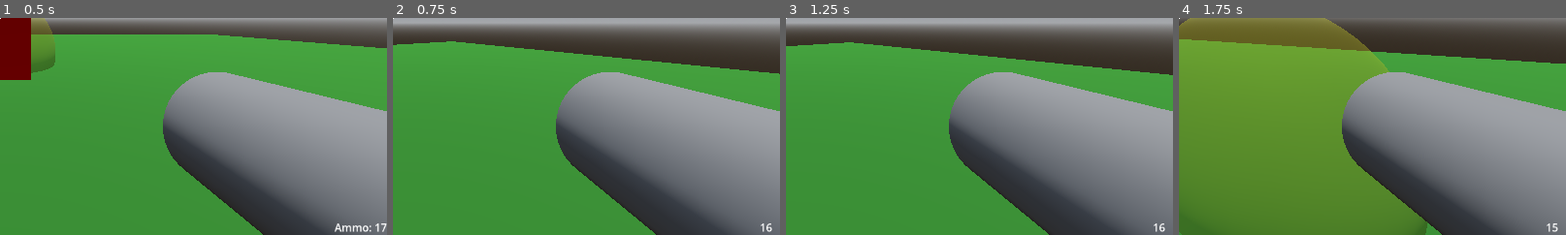
Above: before the commit, frames 1-4 (left to right).
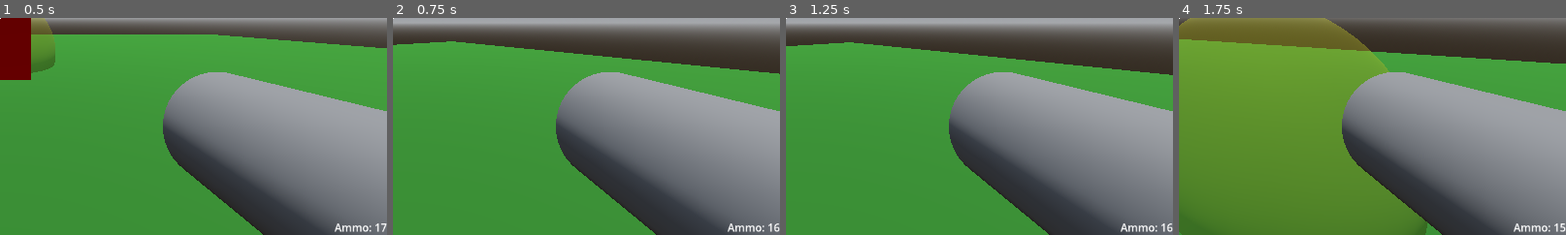
Above: after the commit, the same moments.

Repository: pneumatick/godot-project-a
Game: Godot game, scene res://Scenes/3d_scene_root.tscn
Two runs of this game, one before a commit and one after it. Both use one fixed random seed, a clock stepped at 60 frames per second and the inputs below.
Inputs (mouse positions are % of the whole screen's width and height, from its top left):
- Up to frame 1 (0.5 s): no input
- Up to frame 2 (0.75 s): tap Enter (ui_accept) at 0.5 s; move the mouse to (55, 50) at 0.52 s; press the mouse at (55, 50) at 0.53 s; hold W (move_forward) from 0.53 s (still down)
- Up to frame 3 (1.25 s): keep holding W (move_forward); tap Enter (ui_accept) at 0.77 s
- Up to frame 4 (1.75 s): keep holding W (move_forward); move the mouse to (45, 50) at 1.27 s; release the mouse at (45, 50) at 1.28 s; click (45, 50) at 1.35 s; tap Enter (ui_accept) at 1.52 s
The pictures show only the part of the screen within x 50-100%, y 50-100%; the shares and areas given below are measured in that part.

Frame 1 is identical in both runs. In frame 2, 0.3% of the frame differs, in the area x 86-100%, y 94-99%; in frame 3, 0.3%; in frame 4, 0.3%.

Commit message:
Fix ammo label inconsistencies

Diff:
--- a/Scripts/pistol.gd
+++ b/Scripts/pistol.gd
@@ -36,7 +36,7 @@
 	fire_sound.play()
 
 	# Update ammo label
-	ammo_label.text = str(current_ammo)
+	ammo_label.text = "Ammo: %s" % str(current_ammo)
 
 	var camera = get_viewport().get_camera_3d()
 	if not camera:
--- a/Scripts/rifle.gd
+++ b/Scripts/rifle.gd
@@ -36,7 +36,7 @@
 	fire_sound.play()
 
 	# Update ammo label
-	ammo_label.text = str(current_ammo)
+	ammo_label.text = "Ammo: %s" % str(current_ammo)
 
 	var camera = get_viewport().get_camera_3d()
 	if not camera:
